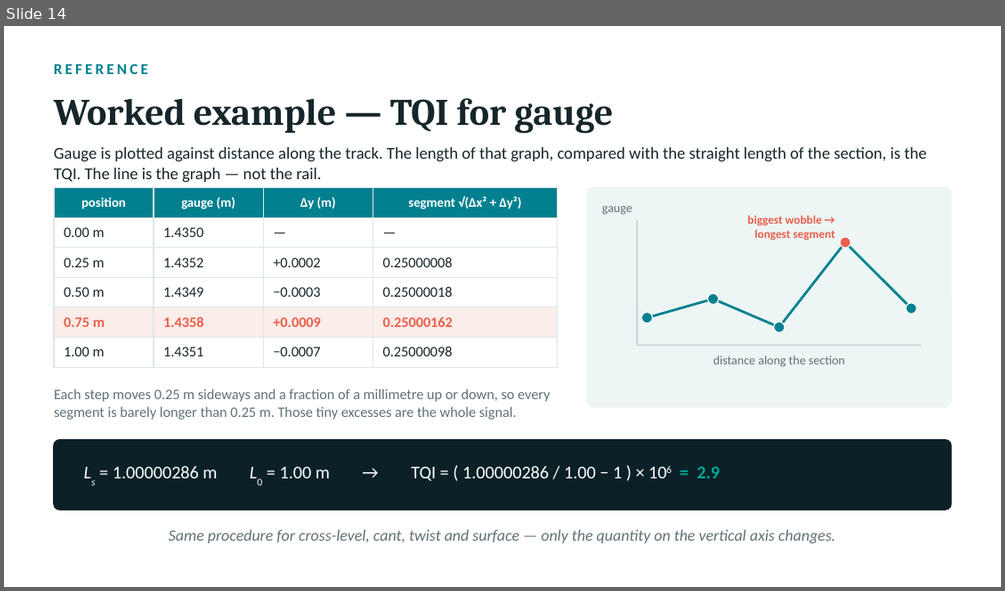
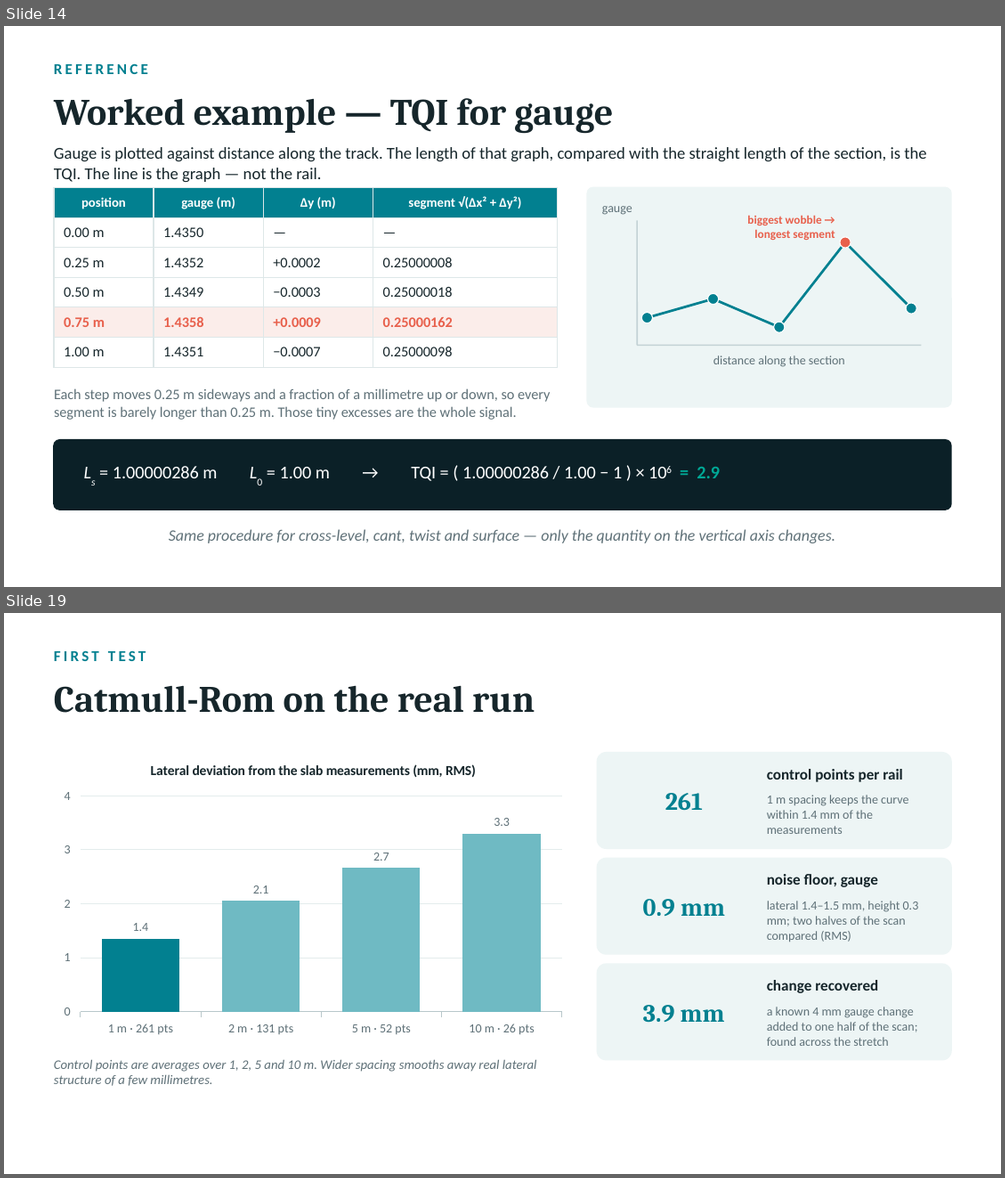
Before and after one commit to viktormm/D7016B-IAI-eMaintenance-Part-2, a slide deck: D7016B_Demo1_Viktor_Lindberg.pptx. Shown one above the other, each under a label of ours: slide 14 before the commit, slides 14 and 19 after it; the slides between them are not shown. The pictures are 1005x591 and 1005x1178 pixels, drawn with LibreOffice and Linux fonts; fonts in the diff are those of the drawing. Boxes give left, top, right and bottom in pixels: in the first picture for what was removed or moved away, otherwise in the second. Text is boxed around its words. In the diff, an @@ line names an element or a change of style, - is before the commit and + after.

```diff
--- a/D7016B_Demo1_Viktor_Lindberg.pptx
+++ b/D7016B_Demo1_Viktor_Lindberg.pptx
@@ slide 19 added at (4, 613, 1001, 1174), background #FFFFFF @@
@@ text added at (54, 650, 146, 661), 11 pt, text #028090, bold @@
+FIRST TEST
@@ text added at (54, 685, 534, 713), 27 pt, text #16262B, bold @@
+Catmull-Rom on the real run
@@ column chart added at (54, 747, 572, 1042) @@
+title "Lateral deviation from the slab measurements (mm, RMS)"
+categories: 1 m · 261 pts, 2 m · 131 pts, 5 m · 52 pts, 10 m · 26 pts
+Series 1: 1.4, 2.1, 2.7, 3.3
@@ rounded rectangle added at (597, 753, 951, 848), fill #EDF5F5, outline #EDF5F5 1 pt @@
@@ text added at (767, 769, 903, 782), 11 pt, text #16262B, bold @@
+control points per rail
@@ text added at (665, 793, 703, 811), 18 pt, text #028090, bold @@
+261
@@ text added at (767, 795, 908, 834), 9 pt, text #5F7178 @@
+1 m spacing keeps the curve within 1.4 mm of the measurements
@@ rounded rectangle added at (597, 859, 951, 954), fill #EDF5F5, outline #EDF5F5 1 pt @@
@@ text added at (767, 874, 878, 887), 11 pt, text #16262B, bold @@
+noise floor, gauge
@@ text added at (643, 899, 725, 916), 18 pt, text #028090, bold @@
+0.9 mm
@@ text added at (767, 900, 919, 941), 9 pt, text #5F7178 @@
+lateral 1.4–1.5 mm, height 0.3 mm; two halves of the scan compared (RMS)
@@ rounded rectangle added at (597, 964, 951, 1060), fill #EDF5F5, outline #EDF5F5 1 pt @@
@@ text added at (767, 980, 878, 993), 11 pt, text #16262B, bold @@
+change recovered
@@ text added at (643, 1005, 725, 1022), 18 pt, text #028090, bold @@
+3.9 mm
@@ text added at (767, 1006, 917, 1046), 9 pt, text #5F7178 @@
+a known 4 mm gauge change added to one half of the scan; found across the stretch
@@ text added at (54, 1059, 537, 1086), 9.5 pt, text #5F7178, italic @@
+Control points are averages over 1, 2, 5 and 10 m. Wider spacing smooths away real lateral structure of a few millimetres.
```
Also in this commit, not shown: 9 other slides added, 26 other files.
